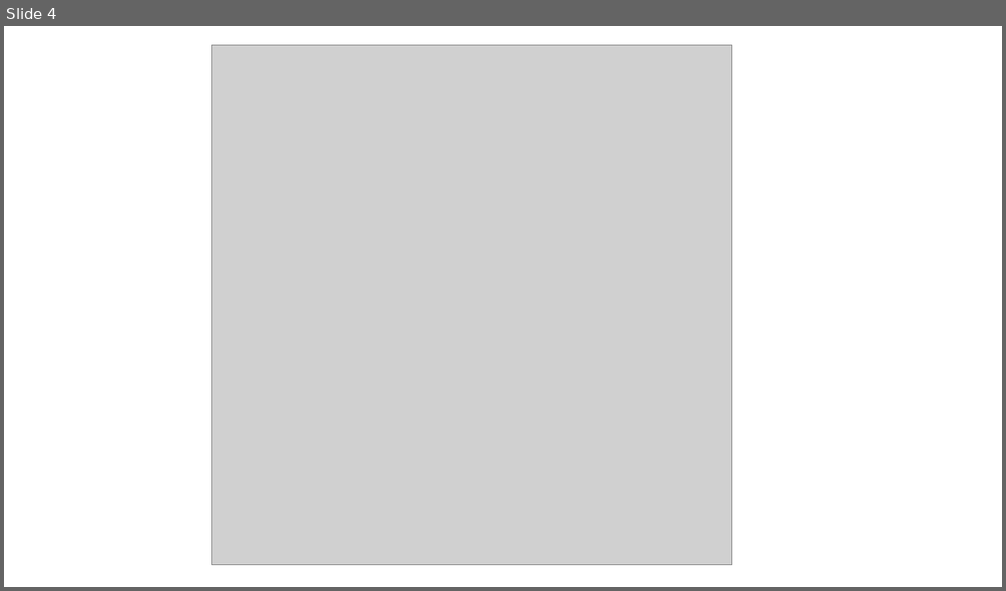
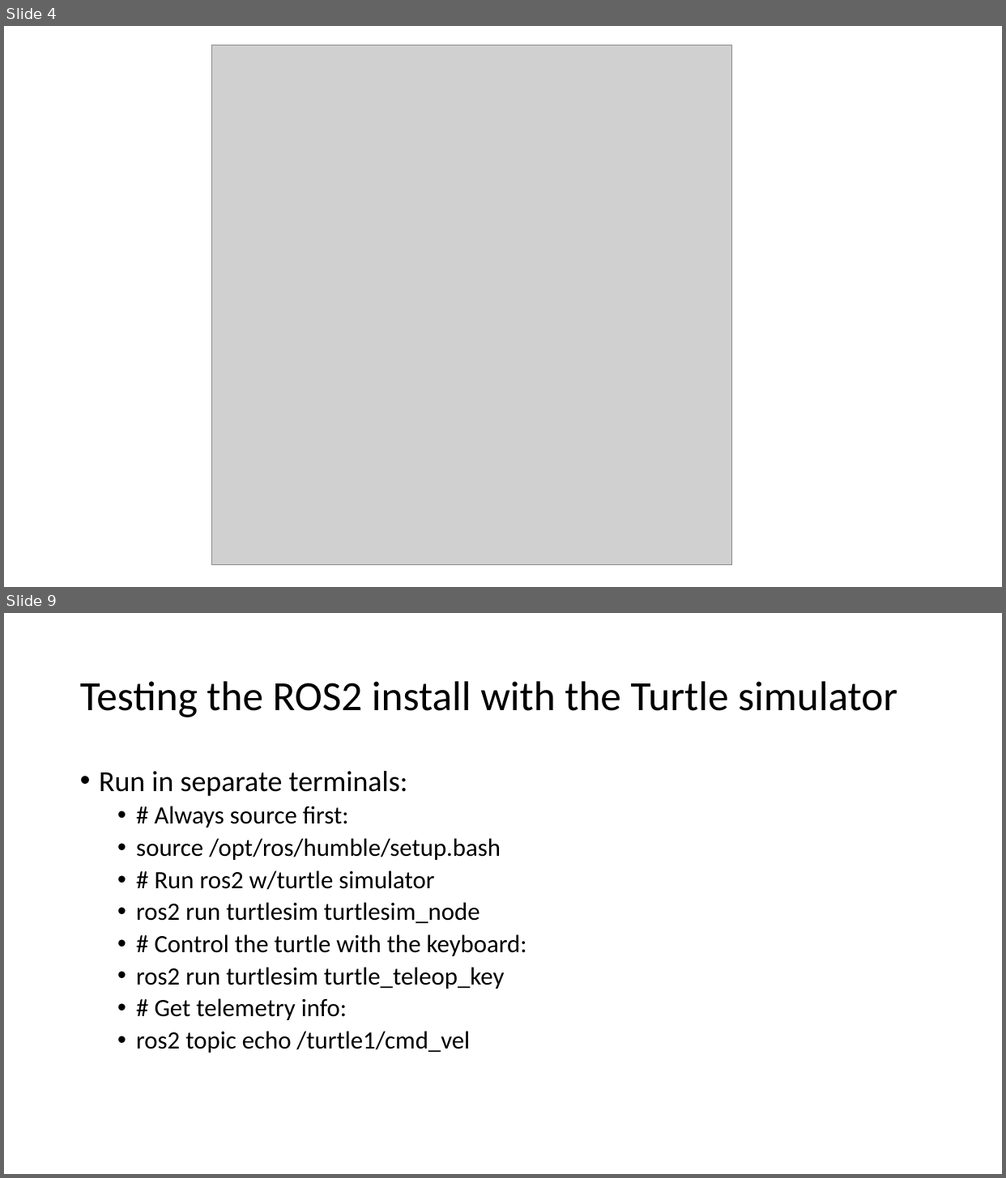
Before and after one commit to gigaprog/p_presentations, a slide deck: embedded/RobotOperatingSystem/Yahboom_ROS2_board.pptx. Shown one above the other, each under a label of ours: slide 4 before the commit, slides 4 and 9 after it; the slides between them are not shown. The pictures are 1006x591 and 1006x1178 pixels, drawn with LibreOffice and Linux fonts; fonts in the diff are those of the drawing; grey boxes stand for pictures. Boxes give left, top, right and bottom in pixels: in the first picture for what was removed or moved away, otherwise in the second. Text is boxed around its words. In the diff, an @@ line names an element or a change of style, - is before the commit and + after.

```diff
--- a/embedded/RobotOperatingSystem/Yahboom_ROS2_board.pptx
+++ b/embedded/RobotOperatingSystem/Yahboom_ROS2_board.pptx
@@ slide 9 added at box(4, 613, 1002, 1174), background #FFFFFF @@
@@ title added at box(80, 681, 897, 717), 40 pt, text #000000 @@
+Testing the ROS2 install with the Turtle simulator
@@ text added at box(99, 771, 527, 1053), 24 pt, text #000000 @@
+• Run in separate terminals:
+  • # Always source first:
+  • source /opt/ros/humble/setup.bash
+  • # Run ros2 w/turtle simulator
+  • ros2 run turtlesim turtlesim_node
+  • # Control the turtle with the keyboard:
+  • ros2 run turtlesim turtle_teleop_key
+  • # Get telemetry info:
+  • ros2 topic echo /turtle1/cmd_vel
```
Also in this commit, not shown: 1 slide changed, 6 other slides added, 1 slide removed, 1 other file.
